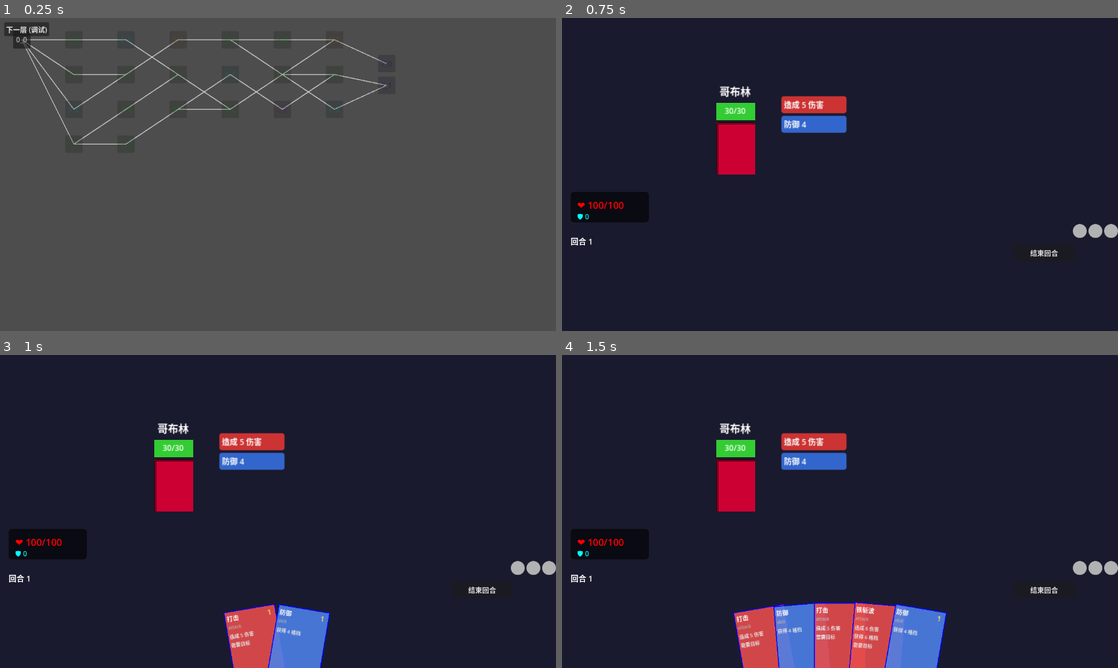
Above: before the commit, frames 1-4 (two rows, left to right).
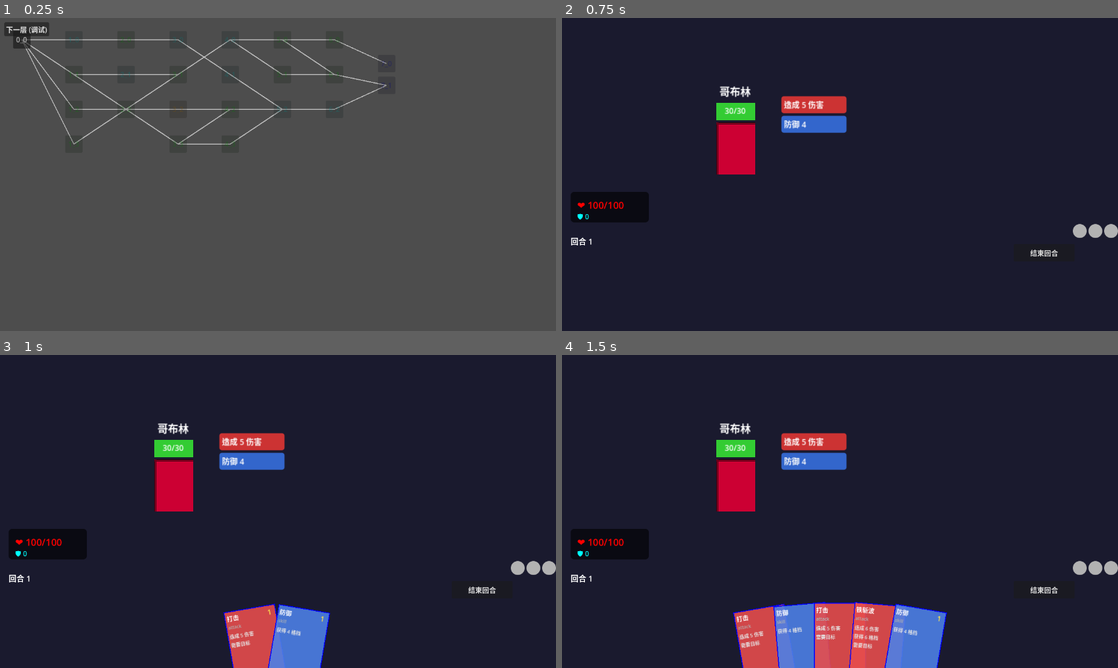
Above: after the commit, the same moments.

Repository: FiveMarksCoding/CardGame
Game: Godot game, scene res://scenes/Main.tscn
Two runs of this game, one before a commit and one after it. Both use one fixed random seed, a clock stepped at 60 frames per second and the inputs below.
Inputs:
- Up to frame 1 (0.25 s): no input
- Up to frame 2 (0.75 s): click "0_0" at 0.5 s
- Up to frame 3 (1 s): no input
- Up to frame 4 (1.5 s): click "1_0" at 1.25 s

The runs differ from the first frame. In frame 1, 1.1% of the frame differs, in the area x 12-61%, y 6-42%; in frame 2, nothing differs; in frame 3, nothing differs; in frame 4, nothing differs.

Commit message:
第六层，第七层

Diff:
--- a/card-game/scripts/map/MapManager.gd
+++ b/card-game/scripts/map/MapManager.gd
@@ -18,7 +18,9 @@
 	layer_configs[1] = {
 		"row_count": 8,
 		"has_boss": false,
-		"special_rule": null
+		"special_rule": null,
+		"min_nodes_per_row": 4,
+		"max_nodes_per_row": 4,
 	}
 	# 第2层：12层，无BOSS，路径减少50%，休息处×1.5
 	layer_configs[2] = {
@@ -26,7 +28,9 @@
 		"has_boss": false,
 		"special_rule": "path_reduced_rest_boost",
 		"path_multiplier": 0.5,
-		"rest_chance": 0.15
+		"rest_chance": 0.15,
+		"min_nodes_per_row": 2,
+		"max_nodes_per_row": 2,
 	}
 	# 第3层：10层，有BOSS，菱形网络，50%战斗→商店
 	layer_configs[3] = {
@@ -34,7 +38,9 @@
 		"has_boss": true,
 		"special_rule": "diamond_shop_replacement",
 		"diamond_layout": true,
-		"shop_replacement_rate": 0.5
+		"shop_replacement_rate": 0.5,
+		"min_nodes_per_row": 4,
+		"max_nodes_per_row": 5,
 	}
 	# 第4层：13层，无BOSS，问号×2，商店×0.5
 	layer_configs[4] = {
@@ -48,7 +54,9 @@
 	layer_configs[5] = {
 		"row_count": 8,
 		"has_boss": true,
-		"special_rule": "circle_network"
+		#"special_rule": "circle_network",
+		#"circle_layout": true,
+		"max_nodes_per_row": 8    # 原来默认是5
 	}
 	# 第6层：15层，有BOSS，三条独立路径
 	layer_configs[6] = {
@@ -96,7 +104,13 @@
 		config.event_chance *= config_data["event_chance_multiplier"];
 	if config_data.has("shop_chance_multiplier"):
 		config.shop_chance *= config_data["shop_chance_multiplier"];
-	return config
+	if config_data.has("circle_layout"):
+		config.custom_rules["circle_layout"]=config_data["circle_layout"];
+	if config_data.has("min_nodes_per_row"):
+		config.min_nodes_per_row = config_data["min_nodes_per_row"];
+	if config_data.has("max_nodes_per_row"):
+		config.max_nodes_per_row = config_data["max_nodes_per_row"];
+	return config;
 
 # 生成当前层地图
 func generate_current_map() -> MapData:
--- a/card-game/scripts/map/MapScreen.gd
+++ b/card-game/scripts/map/MapScreen.gd
@@ -134,4 +134,4 @@
 			return
 		var delta = event.position.x - drag_start.x
 		var now_x = container_start + delta
-		map_container.position.x = clamp(now_x, -300, 300)
+		map_container.position.x = now_x
--- a/card-game/scripts/map/StandardMapGenerator.gd
+++ b/card-game/scripts/map/StandardMapGenerator.gd
@@ -6,6 +6,17 @@
 
 func generate(_x:MapGenerationConfig)->MapData:
 	config=_x;
+	var rule=config.custom_rules.get("special_rule","");
+
+	# 第六层：三条独立路径
+	if rule=="three_independent_paths":
+		return _generate_three_independent_paths_map(MapData.new());
+
+	# 第七层：五节点固定结构（起点→商店→休息→BOSS→跳转）
+	if rule=="four_nodes":
+		return _generate_four_nodes_map(MapData.new());
+
+	# 标准生成流程（其他层）
 	var map=MapData.new();
 	var paths=_generate_paths();
 	var rows=_build_nodes_from_paths(paths);
@@ -16,6 +27,7 @@
 			var nd=rows[i][j];
 			var pos:Vector2;
 			var is_diamond=config.custom_rules.get("diamond_layout",false);
+			var is_circle=config.custom_rules.get("circle_layout",false);
 			if is_diamond:
 				var total_rows=rows.size();
 				var center_row=(total_rows-1)/2.0;
@@ -28,6 +40,20 @@
 				var x=i*120+50;
 				var y=start_y+(j+1)*spacing;
 				pos=Vector2(x,y);
+			elif is_circle:
+				var total_rows=rows.size();
+				var center_x=400;
+				var center_y=300;
+				var max_radius=300;
+				var min_radius=60;
+				var row_ratio=float(i)/(total_rows-1) if total_rows>1 else 0;
+				var radius=min_radius+(max_radius-min_radius)*row_ratio;
+				var node_count=rows[i].size();
+				var angle_step=2*PI/node_count if node_count>0 else 0;
+				var angle=j*angle_step;
+				var x=center_x+radius*cos(angle);
+				var y=center_y+radius*sin(angle);
+				pos=Vector2(x,y);
 			else:
 				pos=Vector2(i*120+50,j*80+50);
 			var node=MapData.MapNode.new(nd.id,nd.node_type,pos);
@@ -35,12 +61,13 @@
 				node.unlocked=true;
 				node.completed=false;
 			map.add_node(node);
+
 	# 单独添加BOSS节点
 	if config.has_boss:
 		var boss_row=config.row_count-2;
 		var boss_id="%d_0"%boss_row;
 		var prev_row=boss_row-1;
-		var y_center=50;  # 默认值
+		var y_center=50;
 		if map.nodes.size()>0:
 			var y_sum=0;
 			var y_count=0;
@@ -63,17 +90,14 @@
 	if config.has_jump:
 		var jump_row=config.row_count-1;
 		var jump_count=randi_range(config.min_jump_nodes,config.max_jump_nodes);
-		# 计算垂直居中位置
 		var center_y=50;
 		var prev_row=jump_row-1;
-		# 如果有BOSS，以BOSS的Y为中心
 		if config.has_boss:
 			var boss_row=config.row_count-2;
 			var boss_id="%d_0"%boss_row;
 			if map.nodes.has(boss_id):
 				center_y=map.nodes[boss_id].position.y;
 		else:
-			# 否则以前一行的平均Y为中心
 			var y_sum=0;
 			var y_count=0;
 			for id in map.nodes.keys():
@@ -85,7 +109,6 @@
 					y_count+=1;
 			if y_count>0:
 				center_y=y_sum/y_count;
-		# 跳转节点垂直分散
 		var spacing=50;
 		var total_height=(jump_count-1)*spacing;
 		var start_y=center_y-total_height/2;
@@ -96,11 +119,9 @@
 			jump_node.unlocked=false;
 			jump_node.completed=false;
 			map.add_node(jump_node);
+
 	# 建立连接
 	_build_connections_from_paths(paths,map);
-
-	# 补全孤立节点
-	_fix_isolated_nodes(map);
 
 	# BOSS连接
 	if config.has_boss:
@@ -120,10 +141,156 @@
 					if map.nodes.has(jump_id):
 						map.add_connection(boss_id,jump_id);
 
+	_fix_isolated_nodes(map, paths);
+
 	return map;
 
+# ============ 第六层：三条独立路径 ============
+func _generate_three_independent_paths_map(map:MapData)->MapData:
+	var path_count=3;
+	var row_count=config.row_count;
+
+	var col_ranges=[
+		[0,1],
+		[2,3],
+		[4,5]
+	];
+
+	var path_node_ids=[[], [], []];
+
+	# 起点
+	var start_id="0_0";
+	var start_pos=Vector2(0*120+50, 80);
+	var start_node=MapData.MapNode.new(start_id, MapNodeData.NodeType.START, start_pos);
+	start_node.unlocked=true;
+	start_node.completed=false;
+	map.add_node(start_node);
+
+	# 生成三条路径的节点（第1行到第12行）
+	for p in range(path_count):
+		var min_col=col_ranges[p][0];
+		var max_col=col_ranges[p][1];
+		var current_col=min_col + randi()%(max_col-min_col+1);
+		var node_ids=[];
+
+		for row in range(1, row_count-2):
+			var col_range_size=max_col-min_col+1;
+			var col=min_col + randi()%col_range_size;
+			current_col=col;
+			var id="%d_%d"%[row, col];
+			var pos=Vector2(row*120+50, col*80+50);
+			var node_type=_pick_node_type(row, col);
+			var node=MapData.MapNode.new(id, node_type, pos);
+			node.unlocked=false;
+			node.completed=false;
+			map.add_node(node);
+			node_ids.append(id);
+
+		path_node_ids[p]=node_ids;
+
+	# BOSS居中
+	var prev_row=row_count-3;
+	var y_sum=0;
+	var y_count=0;
+	for id in map.nodes.keys():
+		var parts=id.split("_");
+		var row=int(parts[0]);
+		if row==prev_row:
+			var node=map.nodes[id];
+			y_sum+=node.position.y;
+			y_count+=1;
+	var boss_y=50;
+	if y_count>0:
+		boss_y=y_sum/y_count;
+
+	var boss_row=row_count-2;
+	var boss_id="%d_0"%boss_row;
+	var boss_pos=Vector2(boss_row*120+50, boss_y);
+	var boss_node=MapData.MapNode.new(boss_id, MapNodeData.NodeType.BOSS, boss_pos);
+	boss_node.unlocked=false;
+	boss_node.completed=false;
+	map.add_node(boss_node);
+
+	# 跳转（1个）
+	var jump_row=row_count-1;
+	var jump_id="%d_0"%jump_row;
+	var jump_pos=Vector2(jump_row*120+50, boss_y+50);
+	var jump_node=MapData.MapNode.new(jump_id, MapNodeData.NodeType.JUMP, jump_pos);
+	jump_node.unlocked=false;
+	jump_node.completed=false;
+	map.add_node(jump_node);
+
+	# 连接
+	for p in range(path_count):
+		if path_node_ids[p].size()>0:
+			map.add_connection(start_id, path_node_ids[p][0]);
+
+	for p in range(path_count):
+		for i in range(path_node_ids[p].size()-1):
+			map.add_connection(path_node_ids[p][i], path_node_ids[p][i+1]);
+
+	for p in range(path_count):
+		if path_node_ids[p].size()>0:
+			var last_id=path_node_ids[p][path_node_ids[p].size()-1];
+			map.add_connection(last_id, boss_id);
+
+	map.add_connection(boss_id, jump_id);
+
+	return map;
+
+# ============ 第七层：五节点固定结构 ============
+func _generate_four_nodes_map(map:MapData)->MapData:
+	# 第0行：起点
+	var start_id="0_0";
+	var start_pos=Vector2(0*120+50, 200);
+	var start_node=MapData.MapNode.new(start_id, MapNodeData.NodeType.START, start_pos);
+	start_node.unlocked=true;
+	start_node.completed=false;
+	map.add_node(start_node);
+
+	# 第1行：商店
+	var shop_id="1_0";
+	var shop_pos=Vector2(1*120+50, 200);
+	var shop_node=MapData.MapNode.new(shop_id, MapNodeData.NodeType.SHOP, shop_pos);
+	shop_node.unlocked=false;
+	shop_node.completed=false;
+	map.add_node(shop_node);
+
+	# 第2行：休息处（火堆）
+	var rest_id="2_0";
+	var rest_pos=Vector2(2*120+50, 200);
+	var rest_node=MapData.MapNode.new(rest_id, MapNodeData.NodeType.REST, rest_pos);
+	rest_node.unlocked=false;
+	rest_node.completed=false;
+	map.add_node(rest_node);
+
+	# 第3行：BOSS
+	var boss_id="3_0";
+	var boss_pos=Vector2(3*120+50, 200);
+	var boss_node=MapData.MapNode.new(boss_id, MapNodeData.NodeType.BOSS, boss_pos);
+	boss_node.unlocked=false;
+	boss_node.completed=false;
+	map.add_node(boss_node);
+
+	# 第4行：跳转（1个）
+	var jump_id="4_0";
+	var jump_pos=Vector2(4*120+50, 200);
+	var jump_node=MapData.MapNode.new(jump_id, MapNodeData.NodeType.JUMP, jump_pos);
+	jump_node.unlocked=false;
+	jump_node.completed=false;
+	map.add_node(jump_node);
+
+	# 连接
+	map.add_connection(start_id, shop_id);
+	map.add_connection(shop_id, rest_id);
+	map.add_connection(rest_id, boss_id);
+	map.add_connection(boss_id, jump_id);
+
+	return map;
+
+# ============ 以下为通用函数 ============
 func _generate_paths()->Array:
-	var base_path_count=4;
+	var base_path_count=randi_range(config.min_nodes_per_row,config.max_nodes_per_row);
 	var multiplier=config.custom_rules.get("path_multiplier",1.0);
 	var path_count=max(2,int(round(base_path_count*multiplier)));
 	var paths=[];
@@ -146,7 +313,6 @@
 				if !(step.col in used_cols_per_row[step.row]):
 					used_cols_per_row[step.row].append(step.col);
 
-	# 确保第一行有起点
 	if paths.size()>0 and paths[0].size()>0:
 		paths[0][0]=MapNodeData.new("0_0",MapNodeData.NodeType.START,0,0);
 
@@ -171,25 +337,22 @@
 			for c in range(min_col,max_col_available+1):
 				if !(c in available_cols):
 					available_cols.append(c);
-		var j=available_cols[randi()%available_cols.size()];
-		current_col=j;
-		var node_type=_pick_node_type(i,j);
-		var node=MapNodeData.new("%d_%d"%[i,j],node_type,i,j);
+		var col=available_cols[randi()%available_cols.size()];
+		current_col=col;
+		var node_type=_pick_node_type(i,col);
+		var node=MapNodeData.new("%d_%d"%[i,col],node_type,i,col);
 		path.append(node);
 
 	return path;
 
 func _build_nodes_from_paths(paths:Array)->Array:
 	var rows=[];
-
-	# 确定实际行数范围
 	var max_row=0;
 	for path in paths:
 		for step in path:
 			if step.row>max_row:
 				max_row=step.row;
 
-	# 如果路径为空，创建默认行
 	if max_row==0:
 		max_row=config.row_count-3;
 		if max_row<1:
@@ -205,7 +368,6 @@
 					cols_used.append(step.col);
 		cols_used.sort();
 
-		# 如果该行没有节点，补一个
 		if cols_used.is_empty():
 			var fallback_type=MapNodeData.NodeType.BATTLE;
 			if i==0:
@@ -230,14 +392,12 @@
 	return rows;
 
 func _build_connections_from_paths(paths:Array,map:MapData):
-	# 主干连接
 	for path in paths:
 		for i in range(path.size()-1):
 			var from_node=path[i];
 			var to_node=path[i+1];
 			map.add_connection(from_node.id,to_node.id);
 
-	# 分支连接
 	var node_map={};
 	for id in map.nodes.keys():
 		var node=map.nodes[id];
@@ -269,7 +429,6 @@
 				if connected_count>=2:
 					break;
 
-	# 确保每行每个节点至少有一条出边（到下一行）和一条入边（从上一行）
 	_ensure_connectivity(map,node_map);
 
 func _ensure_connectivity(map:MapData,node_map:Dictionary):
@@ -284,7 +443,6 @@
 		var current_cols=current_row.keys();
 		var next_cols=next_row.keys();
 
-		# 确保每个当前行节点至少有一条出边
 		for col in current_cols:
 			var from_id=current_row[col];
 			var has_outgoing=false;
@@ -294,7 +452,6 @@
 					has_outgoing=true;
 					break;
 			if !has_outgoing:
-				# 连接到下一行最近的节点
 				var nearest_col=next_cols[0];
 				for next_col in next_cols:
 					if abs(next_col-col)<abs(nearest_col-col):
@@ -302,7 +459,6 @@
 				var to_id=next_row[nearest_col];
 				map.add_connection(from_id,to_id);
 
-		# 确保每个下一行节点至少有一条入边
 		for next_col in next_cols:
 			var to_id=next_row[next_col];
 			var has_incoming=false;
@@ -319,37 +475,31 @@
 				var from_id=current_row[nearest_col];
 				map.add_connection(from_id,to_id);
 
-func _fix_isolated_nodes(map:MapData):
-	# 检查每个节点是否有入边和出边
+func _fix_isolated_nodes(map:MapData, paths:Array=[]):
 	for id in map.nodes.keys():
 		var node=map.nodes[id];
 		var parts=id.split("_");
 		var row=int(parts[0]);
 		var col=int(parts[1]);
 
-		# 起点不需要入边，终点不需要出边
 		if node.node_type==MapNodeData.NodeType.START:
 			continue;
 		if node.node_type==MapNodeData.NodeType.BOSS or node.node_type==MapNodeData.NodeType.JUMP:
 			continue;
 
-		# 检查出边
 		var has_outgoing=false;
 		var outgoing=map.get_outgoing(id);
 		if outgoing.size()>0:
 			has_outgoing=true;
 
-		# 检查入边
 		var has_incoming=false;
 		for other_id in map.nodes.keys():
 			if other_id!=id:
-				var other_node=map.nodes[other_id];
 				var other_outgoing=map.get_outgoing(other_id);
 				if id in other_outgoing:
 					has_incoming=true;
 					break;
 
-		# 如果没有出边，连接到下一行
 		if !has_outgoing and row<config.row_count-1:
 			var next_row=row+1;
 			var target_id=null;
@@ -362,7 +512,6 @@
 			if target_id!=null:
 				map.add_connection(id,target_id);
 
-		# 如果没有入边，从上一行连接过来
 		if !has_incoming and row>0:
 			var prev_row=row-1;
 			var source_id=null;
